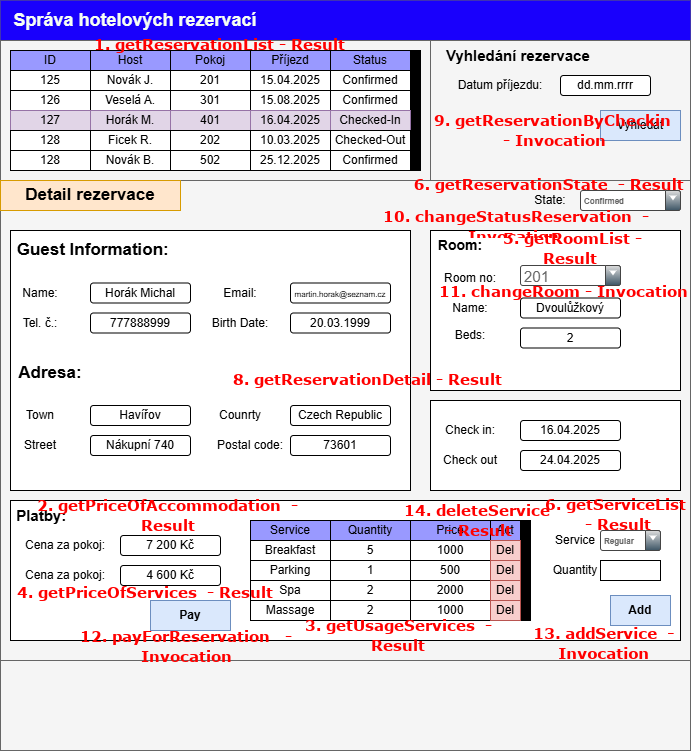
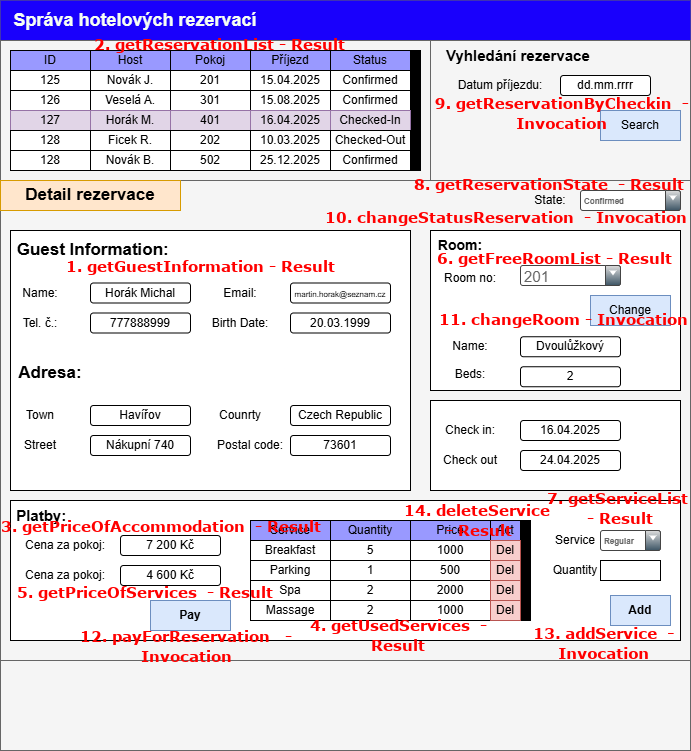
Layer changes from the first 691×751 image to the second:
renamed "3. getUsageServices - Result" to "4. getUsedServices - Result", painted on it over [306,619,492,634]
renamed "4. getPriceOfServices - Resul..." to "5. getPriceOfServices - Resul...", painted on it over [17,587,28,598]
renamed "2. getPriceOfAccommodation - ..." to "3. getPriceOfAccommodation - ...", painted on it over [2,499,321,535]
removed layer "8. getReservationDetail - Resu..." over [233,373,502,388]
renamed "formular.png #3" to "1. getGuestInformation - Resu... #1", moved it above "9. getReservationByCheckin - ...", painted on it over [2,39,689,634]
painted on "9. getReservationByCheckin - ..." over [434,97,689,146]
painted on "getServiceList" over [546,492,688,530]
renamed "1. getReservationList - Result" to "2. getReservationList - Result", painted on it over [95,39,104,50]
renamed "6. getReservationState - Resu..." to "8. getReservationState - Resu...", painted on it over [414,178,684,193]
painted on "changeStatusReservation - Invocation" over [326,210,686,238]
renamed "5. getRoomList - Result" to "6. getFreeRoomList - Result", painted on it over [438,232,672,267]
painted on "11. changeRoom - Invocation" over [440,285,687,328]
painted on "formular.png #1" over [2,39,689,634]
